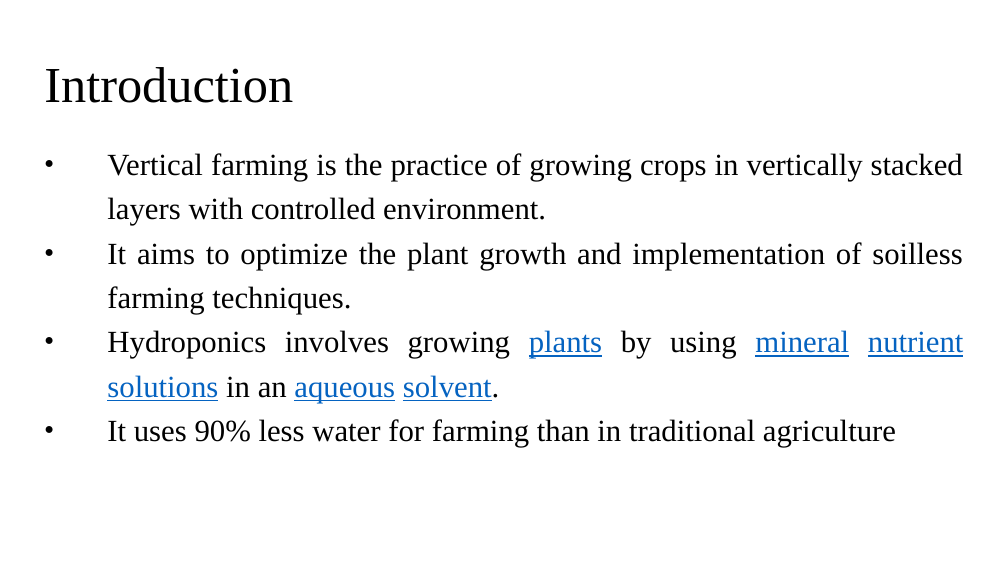
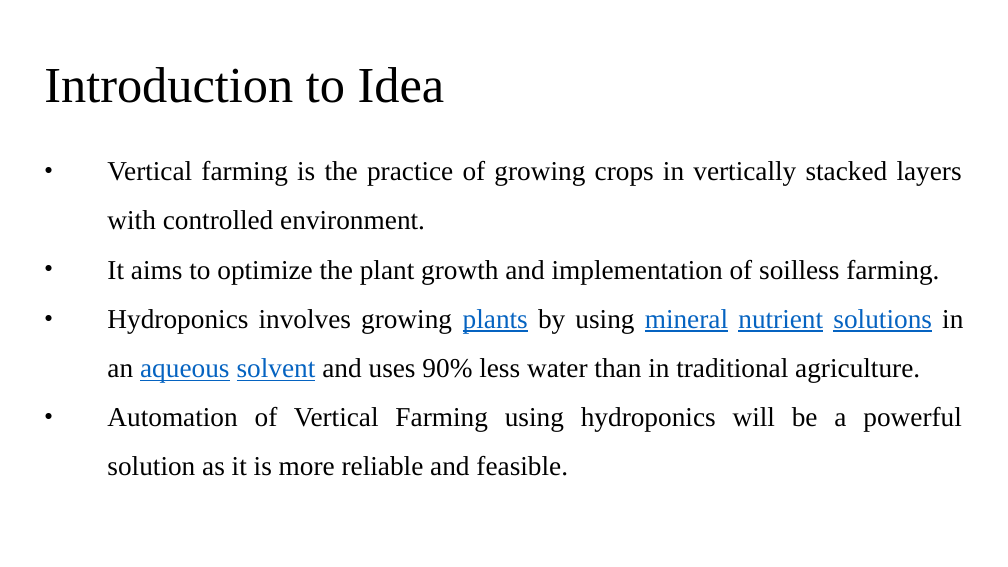
Before and after one commit to Rohith18p/Major-Project, a slide deck: slide 3 of AGNI Fellowship/IPTEF.pptx. Drawn at 1008x567 pixels with LibreOffice and Linux fonts; fonts in the diff are those of the drawing. Boxes give left, top, right and bottom in pixels: in the first picture for what was removed or moved away, otherwise in the second. Text is boxed around its words. In the diff, an @@ line names an element or a change of style, - is before the commit and + after.

```diff
--- a/AGNI Fellowship/IPTEF.pptx
+++ b/AGNI Fellowship/IPTEF.pptx
@@ title at [44, 67, 445, 103]: text changed @@
-Introduction
+Introduction to Idea
@@ text at [107, 160, 962, 230]: size 29.3 to 26 pt in "Vertical farming is the practice of growing ..."; line spacing 1.2 to 1.5 @@
@@ text at [107, 259, 963, 476]: text changed; size 29.3 to 26 pt @@
-● It aims to optimize the plant growth and implementation of soilless farming techniques.
-● Hydroponics involves growing plants by using mineral nutrient solutions in an aqueous solvent.
-● It uses 90% less water for farming than in traditional agriculture
+● It aims to optimize the plant growth and implementation of soilless farming.
+● Hydroponics involves growing plants by using mineral nutrient solutions in an aqueous solvent and uses 90% less water than in traditional agriculture.
+● Automation of Vertical Farming using hydroponics will be a powerful solution as it is more reliable and feasible.
```
Also in this commit, not shown: 5 other slides changed, 14 slides added, 54 other files.
